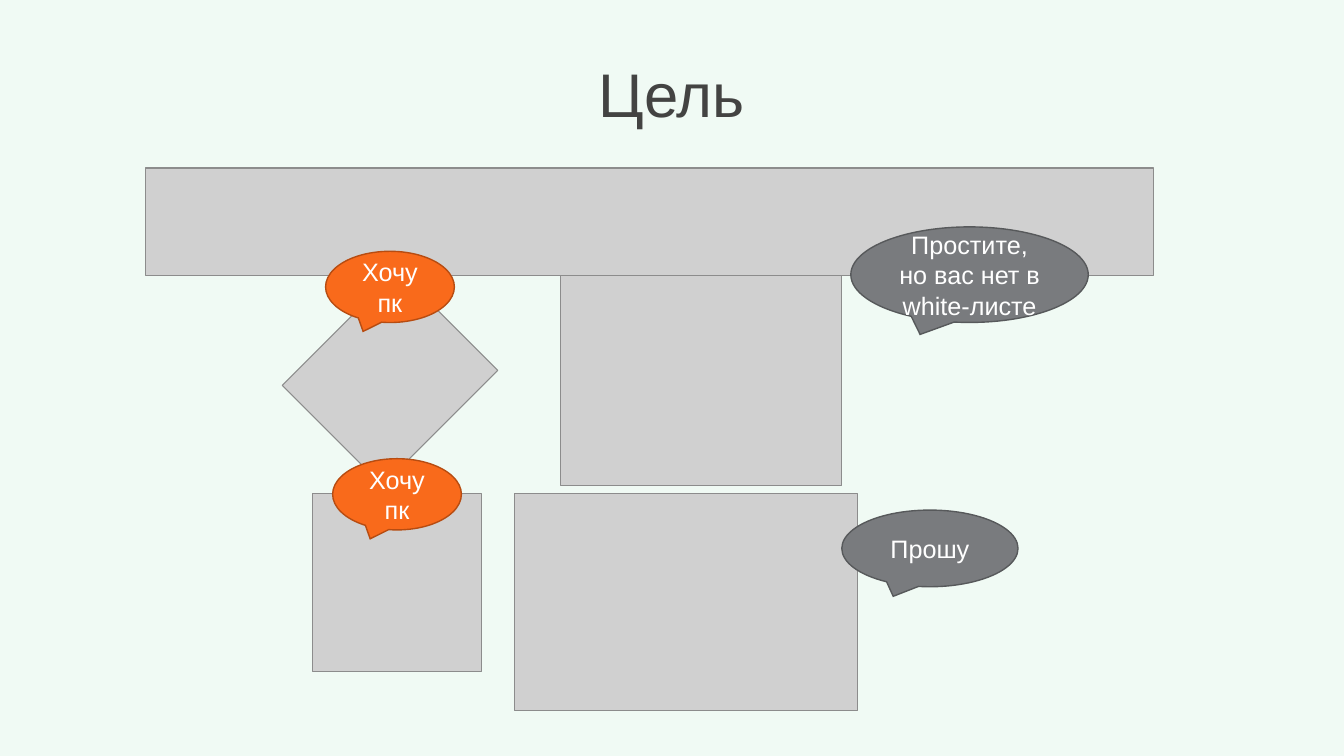
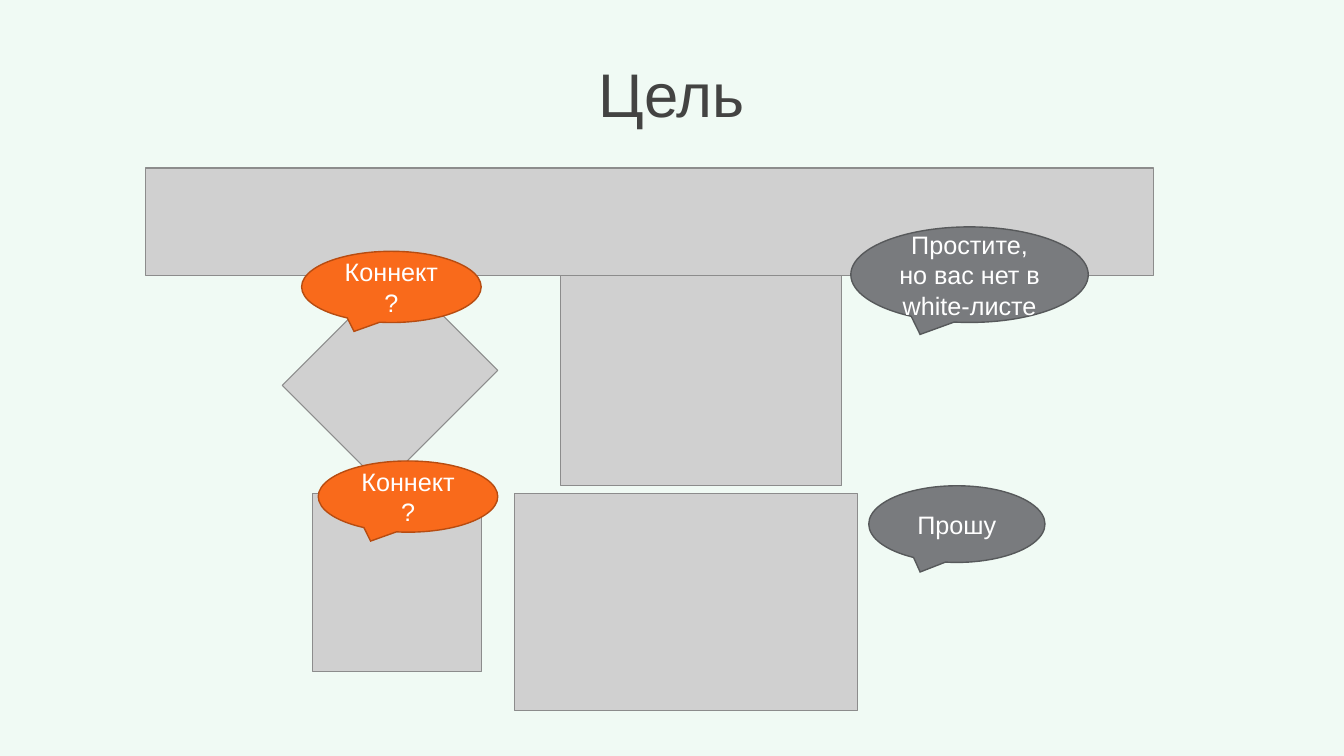
Before and after one commit to alekseisirmais/CPP_PARK, a slide deck: slide 2 of К защите.ppt. Drawn at 1344x756 pixels with LibreOffice and Linux fonts; fonts in the diff are those of the drawing; grey boxes stand for pictures. Boxes give left, top, right and bottom in pixels: in the first picture for what was removed or moved away, otherwise in the second. Text is boxed around its words. In the diff, an @@ line names an element or a change of style, - is before the commit and + after.

```diff
--- a/К защите.ppt
+++ b/К защите.ppt
@@ speech bubble added at [301,251,481,322], fill #F96A1B, outline #B74C11 0.99 pt, 18 pt, text #FFFFFF @@
+Коннект?
@@ speech bubble removed at [325,251,454,322] @@
-Хочу пк
@@ speech bubble added at [318,460,498,532], fill #F96A1B, outline #B74C11 0.99 pt, 18 pt, text #FFFFFF @@
+Коннект?
@@ speech bubble removed at [332,458,461,530] @@
-Хочу пк
@@ speech bubble "Прошу": place and size @@
-speech bubble "Прошу" at [841,510,1018,586]
+speech bubble "Прошу" at [868,486,1045,562]
```
Also in this commit, not shown: 3 other slides changed, 6 slides added, 1 slide removed.
